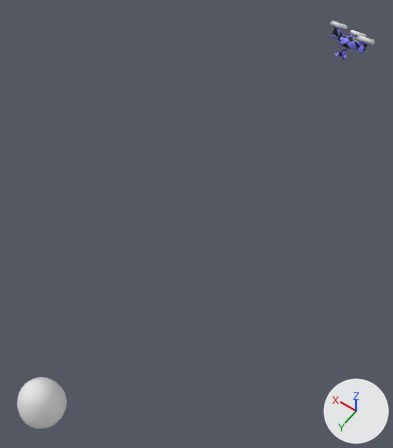
The FBX model Assets/Prefabs/Items/Interactables/ItemDependencies_Interactables/Drone/dronefbx.fbx, before and after one commit.
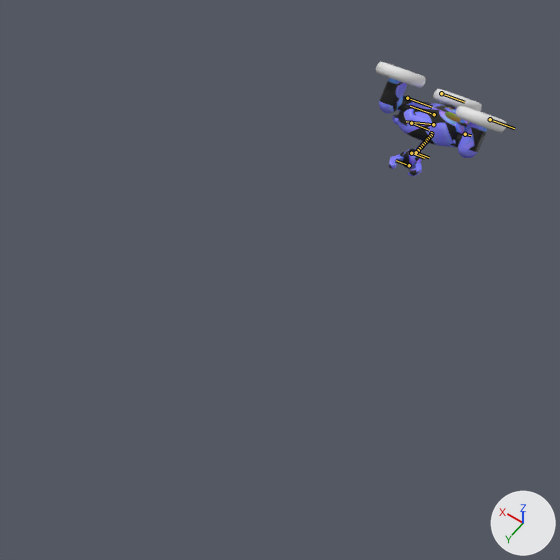
Old and new are each drawn whole from a 50 mm lens placed at (-0.1292, 0.0374, 0.2579), pointed at (0.0032, -0.1479, -0.0333) and again close up on the part from 52% to 100% of the width and 0% to 42% of the height. The lights are fixed; the arrows at lower right show +X, +Y and +Z. Both versions are drawn at frame 158 of the action 'anim_drone_move'; the numbers are the values there. The bones that bend it are drawn over the model as lines in the close-ups.

Names of what the first close-up shows: 'Cylinder', '_screen'.
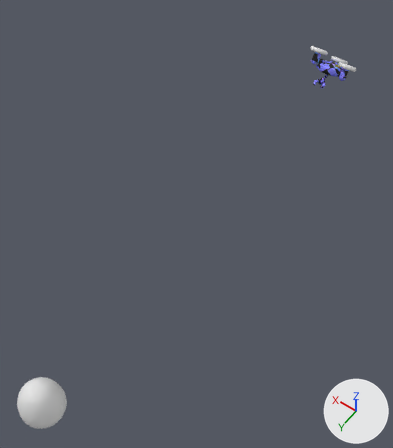
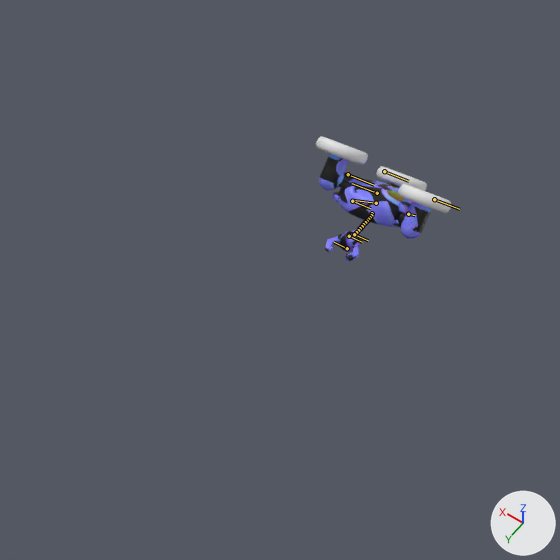
Pixel boxes (x1, y1, x2, y2) of what changed, in the close-ups (560 x 560 px):
'Cylinder', posed (9% taller): before (376, 62, 506, 177); after (316, 136, 451, 262)
'_screen', posed: before (399, 107, 430, 126); after (340, 184, 371, 204)
bone 'root', root to tip: before (433, 124) to (406, 121); after (376, 203) to (352, 200)
bone 'Bone', root to tip: before (431, 133) to (431, 132); after (372, 213) to (372, 212)

What the commit changed:
Bone 'root' (bone_root) moves from (-0.175, -28.546, -20.677) to (-0.175, -25.442, -17.962).
Bone 'root' (bone_root) turns from (-2, 12, -16) to (-2, 13, -19) degrees about its own x, y and z.
Bone 'Bone' (bone_bone) moves from (0.175, 32.907, 12.632) to (0.0, 0.0, 0.0).
Bone 'Bone' (bone_bone) turns from (2, 0, 0) to (1, -8, 21) degrees about its own x, y and z.
